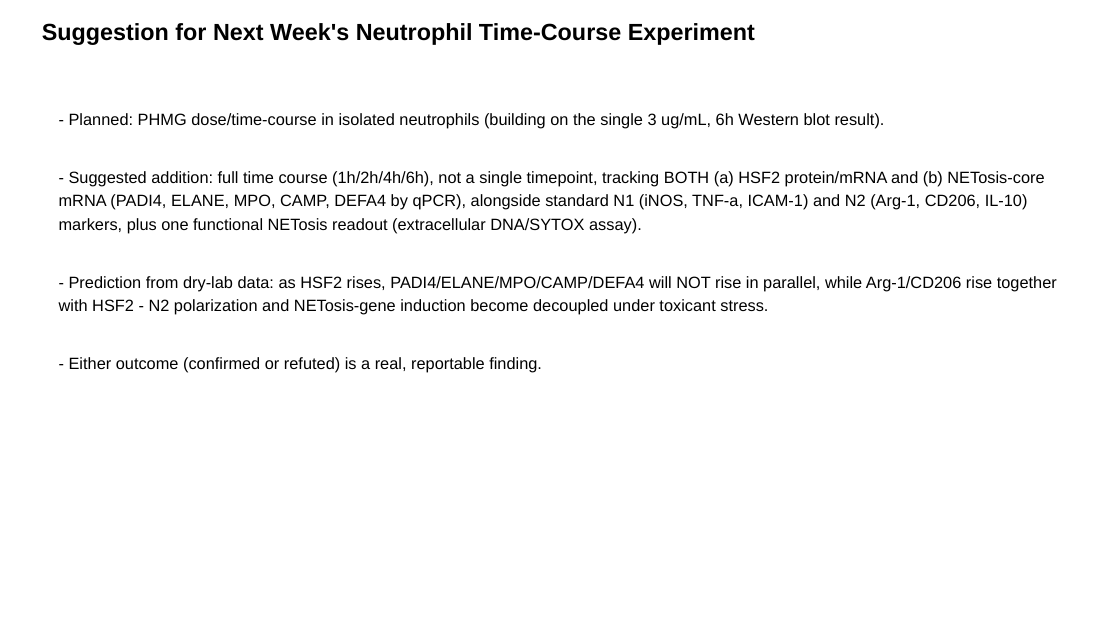
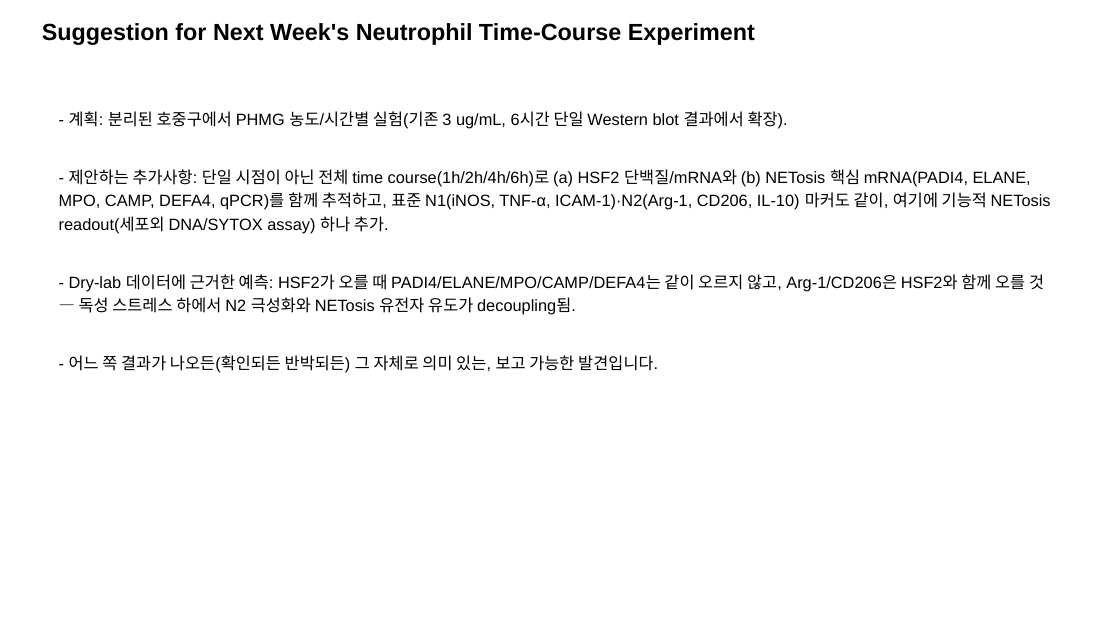
Before and after one commit to bioinform25/project2, a slide deck: slide 19 of presentation/dry_lab_summary.pptx. Drawn at 1120x630 pixels with LibreOffice and Linux fonts; fonts in the diff are those of the drawing. Boxes give left, top, right and bottom in pixels: in the first picture for what was removed or moved away, otherwise in the second. Text is boxed around its words. In the diff, an @@ line names an element or a change of style, - is before the commit and + after.

```diff
--- a/presentation/dry_lab_summary.pptx
+++ b/presentation/dry_lab_summary.pptx
@@ text at box(59, 111, 1051, 373): text changed @@
-- Planned: PHMG dose/time-course in isolated neutrophils (building on the single 3 ug/mL, 6h Western blot result).
-- Suggested addition: full time course (1h/2h/4h/6h), not a single timepoint, tracking BOTH (a) HSF2 protein/mRNA and (b) NETosis-core mRNA (PADI4, ELANE, MPO, CAMP, DEFA4 by qPCR), alongside standard N1 (iNOS, TNF-a, ICAM-1) and N2 (Arg-1, CD206, IL-10) markers, plus one functional NETosis readout (extracellular DNA/SYTOX assay).
-- Prediction from dry-lab data: as HSF2 rises, PADI4/ELANE/MPO/CAMP/DEFA4 will NOT rise in parallel, while Arg-1/CD206 rise together with HSF2 - N2 polarization and NETosis-gene induction become decoupled under toxicant stress.
-- Either outcome (confirmed or refuted) is a real, reportable finding.
+- 계획: 분리된 호중구에서 PHMG 농도/시간별 실험(기존 3 ug/mL, 6시간 단일 Western blot 결과에서 확장).
+- 제안하는 추가사항: 단일 시점이 아닌 전체 time course(1h/2h/4h/6h)로 (a) HSF2 단백질/mRNA와 (b) NETosis 핵심 mRNA(PADI4, ELANE, MPO, CAMP, DEFA4, qPCR)를 함께 추적하고, 표준 N1(iNOS, TNF-α, ICAM-1)·N2(Arg-1, CD206, IL-10) 마커도 같이, 여기에 기능적 NETosis readout(세포외 DNA/SYTOX assay) 하나 추가.
+- Dry-lab 데이터에 근거한 예측: HSF2가 오를 때 PADI4/ELANE/MPO/CAMP/DEFA4는 같이 오르지 않고, Arg-1/CD206은 HSF2와 함께 오를 것 — 독성 스트레스 하에서 N2 극성화와 NETosis 유전자 유도가 decoupling됨.
+- 어느 쪽 결과가 나오든(확인되든 반박되든) 그 자체로 의미 있는, 보고 가능한 발견입니다.
```
Also in this commit, not shown: 17 other slides changed, 1 slide added, 1 slide removed, 1 other file.
